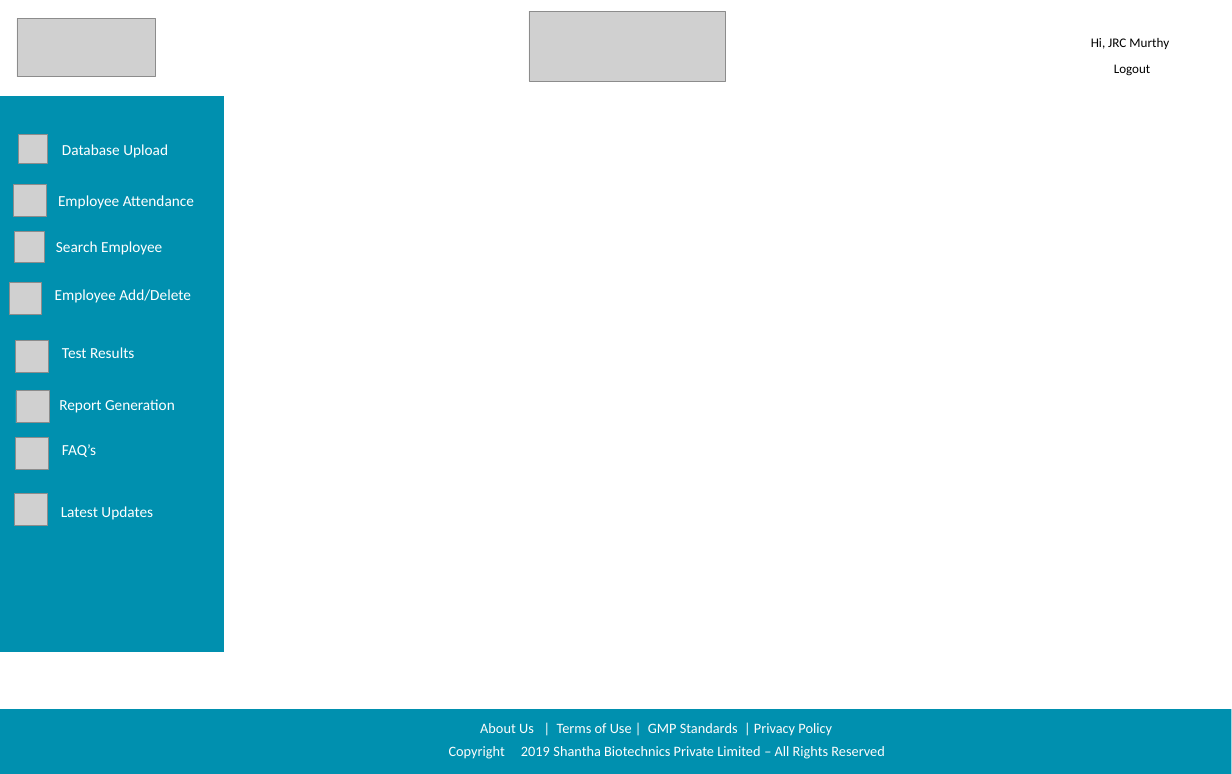
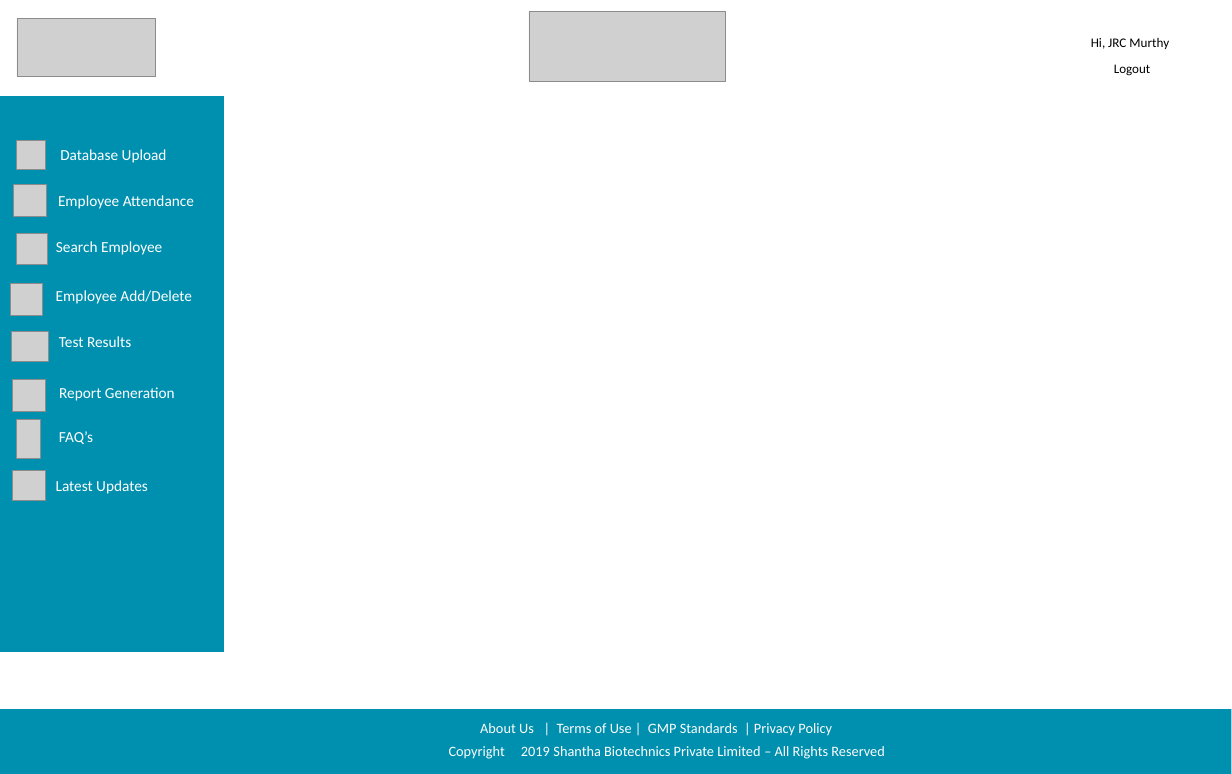
Before and after one commit to sarthakbhutani/Shantha_sih2019, a slide deck: slide 11 of Documentation/Screen Designs/Shanta Sanofi Screen Designs.pptx. Drawn at 1232x774 pixels with LibreOffice and Linux fonts; fonts in the diff are those of the drawing; grey boxes stand for pictures; background and template pictures are left out. Boxes give left, top, right and bottom in pixels: in the first picture for what was removed or moved away, otherwise in the second. Text is boxed around its words. In the diff, an @@ line names an element or a change of style, - is before the commit and + after.

```diff
--- a/Documentation/Screen Designs/Shanta Sanofi Screen Designs.pptx
+++ b/Documentation/Screen Designs/Shanta Sanofi Screen Designs.pptx
@@ picture moved from (x1=19, y1=134, x2=48, y2=163) to (x1=17, y1=141, x2=46, y2=170) @@
@@ text "Database Upload" moved from (x1=62, y1=144, x2=168, y2=158) to (x1=60, y1=149, x2=167, y2=163) @@
@@ picture added at (x1=12, y1=331, x2=48, y2=361) @@
@@ picture removed at (x1=15, y1=340, x2=48, y2=372) @@
@@ text added at (x1=62, y1=345, x2=134, y2=347), 12.8 pt, text #FFFFFF @@
+Test Results
@@ picture moved from (x1=16, y1=390, x2=49, y2=422) to (x1=13, y1=380, x2=46, y2=412) @@
@@ text "Report Generation" moved from (x1=59, y1=399, x2=175, y2=413) to (x1=59, y1=387, x2=175, y2=401) @@
@@ picture added at (x1=16, y1=419, x2=40, y2=458) @@
@@ picture removed at (x1=15, y1=437, x2=48, y2=469) @@
@@ text added at (x1=62, y1=442, x2=96, y2=444), 12.8 pt, text #FFFFFF @@
+FAQ’s
@@ picture added at (x1=12, y1=470, x2=45, y2=500) @@
@@ text "Latest Updates" moved from (x1=61, y1=506, x2=153, y2=520) to (x1=56, y1=480, x2=148, y2=494) @@
@@ picture removed at (x1=15, y1=493, x2=47, y2=525) @@
```
Also in this commit, not shown: 11 other slides changed, 3 other files.
